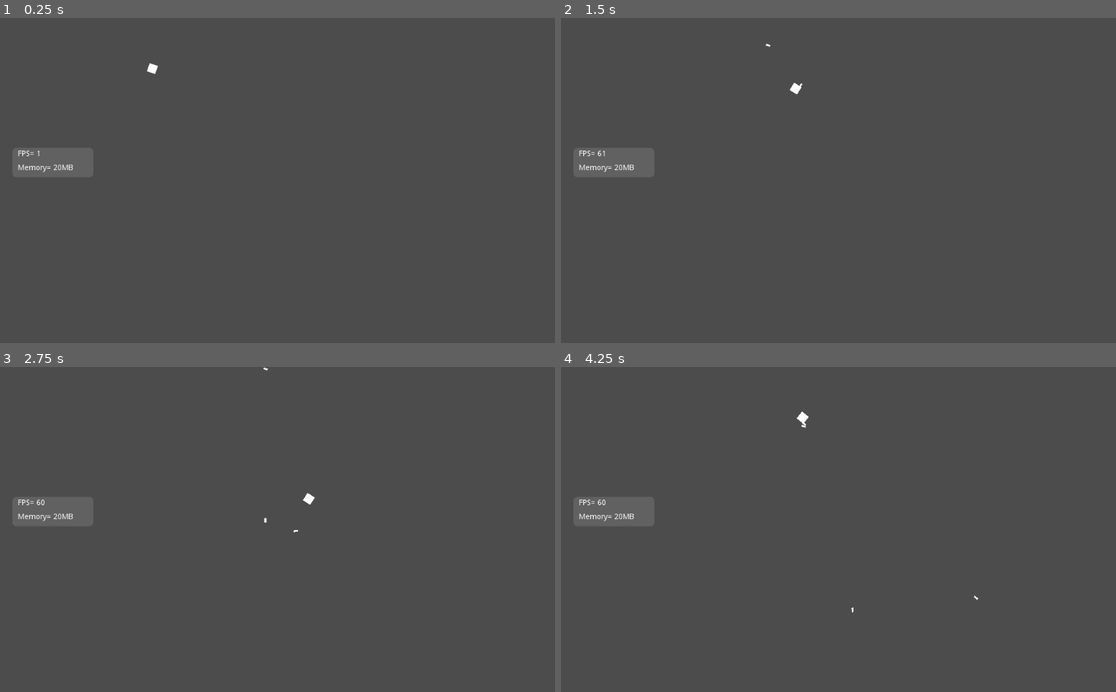
Above: before the commit, frames 1-4 (two rows, left to right).
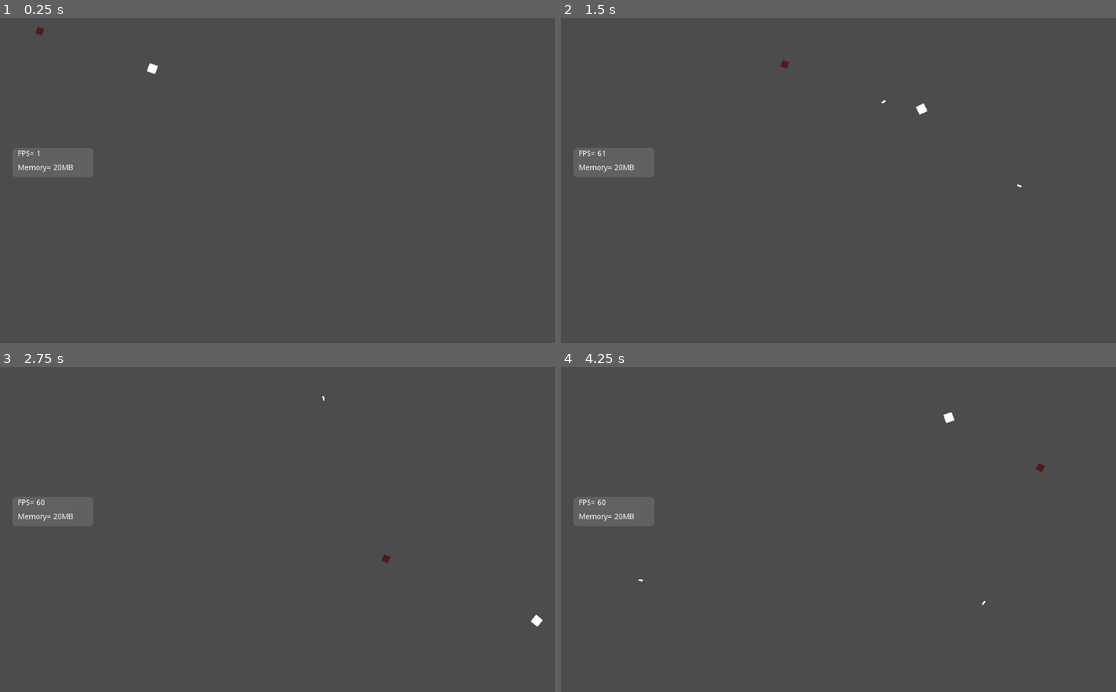
Above: after the commit, the same moments.

Repository: phukon/Outnumbered
Game: Godot game, scene res://levels/world.tscn
The game is run twice, just before and just after one commit, with the same random seed, the same clock (stepped at 60 frames per second) and the same inputs. The project has no main scene, so this scene is started directly.
Inputs (mouse positions are in pixels of both pictures, inside the frame that each line leads up to):
- Up to frame 1 (0.25 s): no input
- Up to frame 2 (1.5 s): tap Enter at 0.5 s; move the mouse to (960, 164) at 0.52 s; hold D (right) 0.53-1.28 s; click (960, 164) at 0.6 s; move the mouse to (727, 196) at 1.27 s; hold S (down) from 1.28 s (still down); click (727, 196) at 1.35 s
- Up to frame 3 (2.75 s): move the mouse to (333, 458) at 2.02 s; release S (down) at 2.03 s; hold D (right) from 2.03 s (still down); click (333, 458) at 2.1 s
- Up to frame 4 (4.25 s): move the mouse to (810, 594) at 2.77 s; release D (right) at 2.78 s; hold W (up) 2.78-3.53 s; click (810, 594) at 2.85 s; move the mouse to (1005, 578) at 3.52 s; hold A (left) from 3.53 s (still down); click (1005, 578) at 3.6 s

The runs differ from the first frame. In frame 1, less than 0.1% of the frame differs, in the area x 6-8%, y 2-6%; in frame 2, 0.1%; in frame 3, 0.1%; in frame 4, 0.2%, in the area x 13-88%, y 13-76%.

Commit message:
created enemies

Diff:
--- a/actors/bullet.tscn
+++ b/actors/bullet.tscn
@@ -7,6 +7,8 @@
 extents = Vector2( 4, 1.6 )
 
 [node name="bullet" type="RigidBody2D"]
+collision_layer = 4
+collision_mask = 14
 gravity_scale = 0.0
 script = ExtResource( 2 )
 
--- a/actors/player.tscn
+++ b/actors/player.tscn
@@ -10,6 +10,7 @@
 extents = Vector2( 9, 9 )
 
 [node name="player" type="KinematicBody2D"]
+collision_mask = 10
 script = ExtResource( 2 )
 __meta__ = {
 "_edit_group_": true
--- a/levels/world.tscn
+++ b/levels/world.tscn
@@ -1,7 +1,9 @@
-[gd_scene load_steps=4 format=2]
+[gd_scene load_steps=8 format=2]
 
 [ext_resource path="res://actors/player.tscn" type="PackedScene" id=1]
 [ext_resource path="res://scripts/hud.gd" type="Script" id=2]
+[ext_resource path="res://assets/square.png" type="Texture" id=3]
+[ext_resource path="res://scripts/enemy.gd" type="Script" id=4]
 
 [sub_resource type="StyleBoxFlat" id=1]
 bg_color = Color( 0.384314, 0.384314, 0.384314, 1 )
@@ -9,6 +11,12 @@
 corner_radius_top_right = 8
 corner_radius_bottom_right = 8
 corner_radius_bottom_left = 8
+
+[sub_resource type="RectangleShape2D" id=2]
+extents = Vector2( 6.477, 6.477 )
+
+[sub_resource type="RectangleShape2D" id=3]
+extents = Vector2( 7.3, 7.3 )
 
 [node name="world" type="Node2D"]
 
@@ -47,3 +55,24 @@
 __meta__ = {
 "_edit_use_anchors_": false
 }
+
+[node name="enemy" type="KinematicBody2D" parent="."]
+collision_layer = 8
+collision_mask = 15
+script = ExtResource( 4 )
+__meta__ = {
+"_edit_group_": true
+}
+
+[node name="Sprite" type="Sprite" parent="enemy"]
+modulate = Color( 0.321569, 0.105882, 0.105882, 1 )
+scale = Vector2( 0.8, 0.8 )
+texture = ExtResource( 3 )
+
+[node name="CollisionShape2D" type="CollisionShape2D" parent="enemy"]
+shape = SubResource( 2 )
+
+[node name="Area2D" type="Area2D" parent="enemy"]
+
+[node name="CollisionShape2D" type="CollisionShape2D" parent="enemy/Area2D"]
+shape = SubResource( 3 )
--- a/project.godot
+++ b/project.godot
@@ -12,6 +12,10 @@
 
 config/name="Outnumbered"
 config/icon="res://assets/ICON.jpg"
+
+[global]
+
+layer=false
 
 [input]
 
@@ -41,6 +45,13 @@
  ]
 }
 
+[layer_names]
+
+2d_physics/layer_1="Player"
+2d_physics/layer_2="obstacles"
+2d_physics/layer_3="bullet"
+2d_physics/layer_4="enemy"
+
 [physics]
 
 common/enable_pause_aware_picking=true
--- a/scripts/bullet.gd
+++ b/scripts/bullet.gd
@@ -1,5 +1,4 @@
 extends RigidBody2D
-
 
 
 func _ready() -> void:
--- /dev/null
+++ b/scripts/enemy.gd
@@ -0,0 +1,13 @@
+extends KinematicBody2D
+
+var motion = Vector2()
+
+func _ready() -> void:
+	pass
+
+func _physics_process(delta: float) -> void:
+	var player_node = get_parent().get_node("player")
+
+	position += (player_node.position - position)/50
+	look_at(player_node.position)
+	move_and_collide(motion)
--- a/scripts/player.gd
+++ b/scripts/player.gd
@@ -1,11 +1,12 @@
 extends KinematicBody2D
 
 
-var speed = 200
+var speed = 500
 var friction = 75
 var acceleration = 100
 var velocity = Vector2.ZERO
 var bullet = preload("res://actors/bullet.tscn")
+var bullet_speed = 700
 
 func _ready() -> void:
 	pass
@@ -34,3 +35,4 @@
 	var bullet_instance = bullet.instance()
 	bullet_instance.initialize( get_global_position(), rotation_degrees)
 	get_parent().add_child(bullet_instance)
+	bullet_instance.apply_impulse(Vector2(), Vector2(bullet_speed, 0).rotated(rotation))
Not shown, added: images/ICON.jpg.import
